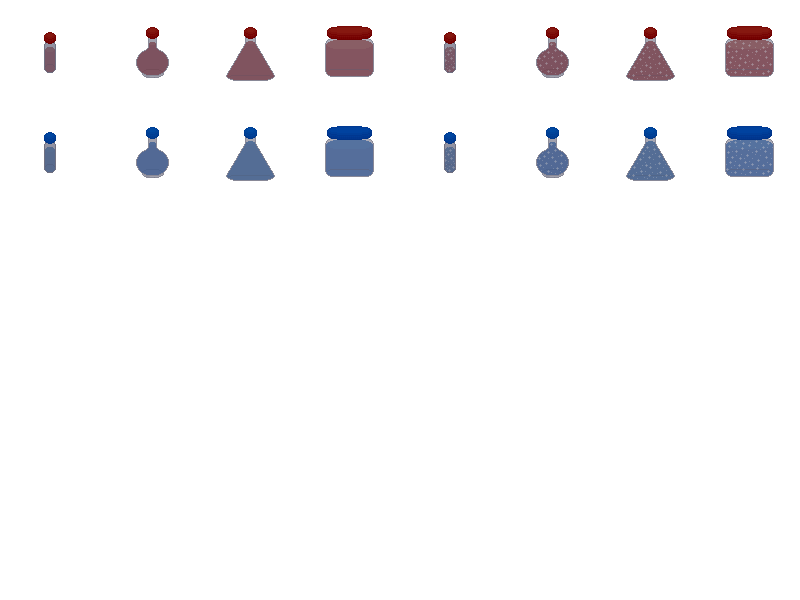
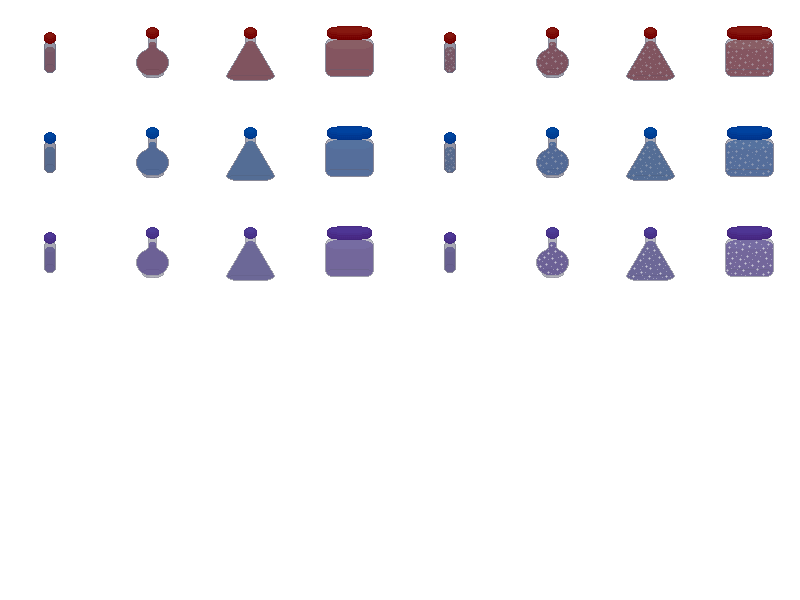
The second 800px x 600px image is a revision of the first. Changes to its layers:
painted on "toppers" over 44, 226, 772, 244
painted on "sparkles 2" over 537, 241, 773, 280
painted on "glass" over 44, 237, 774, 281
painted on "sparkles" over 537, 241, 773, 280
painted on "potion" over 45, 240, 773, 280
